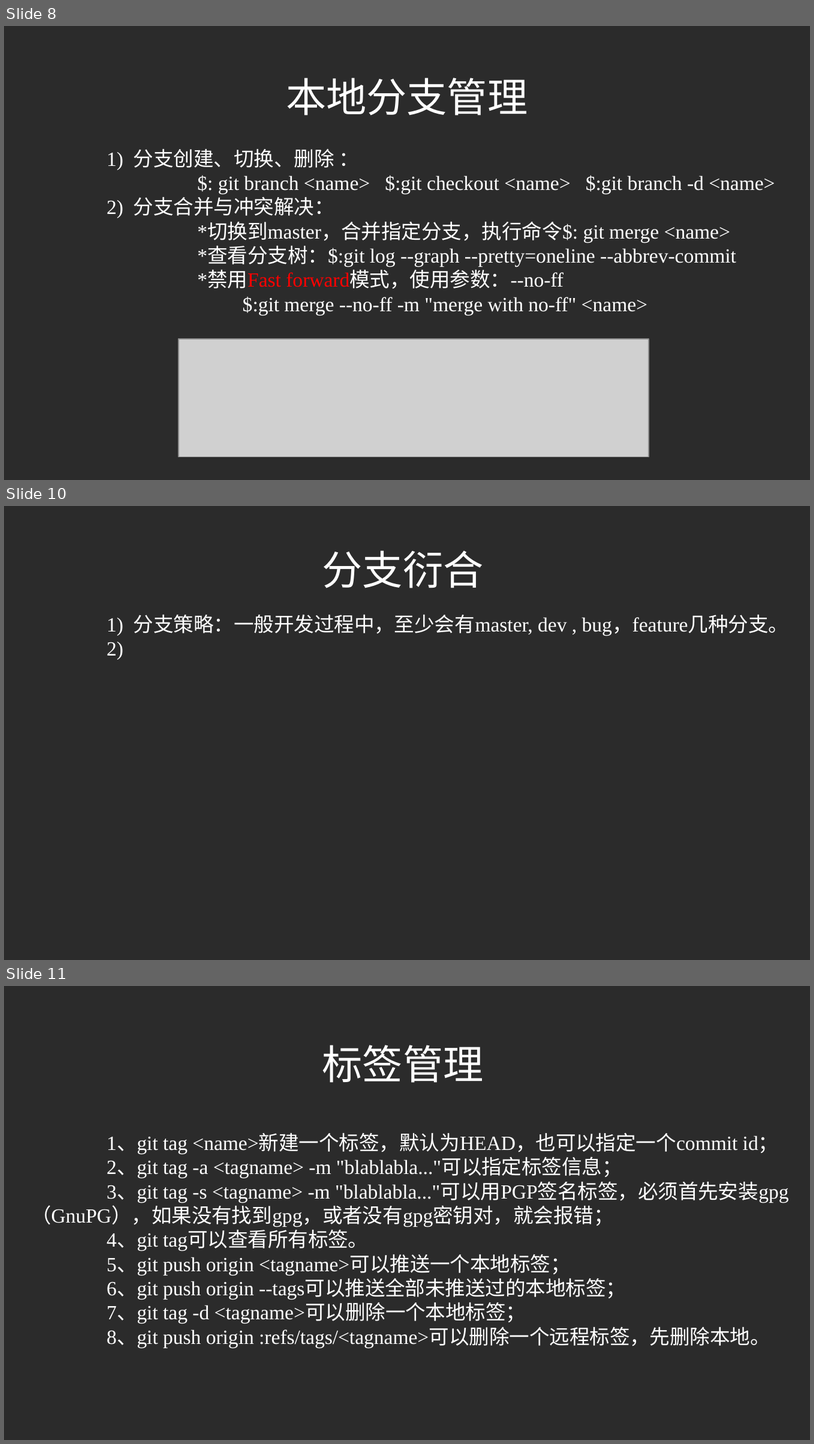
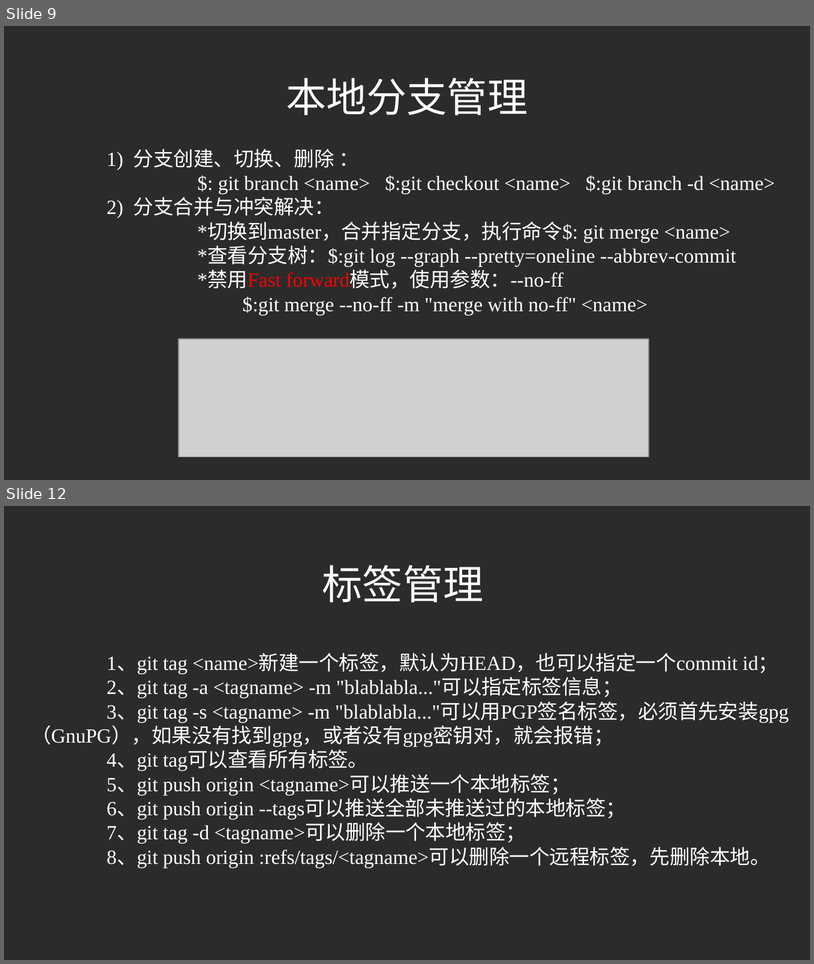
Before and after one commit to liuchangfa/workplace, a slide deck: training/Git/Git.ppt. Shown one above the other, each under a label of ours: slides 8, 10 and 11 before the commit, slides 9 and 12 after it; the slides between them are not shown. The pictures are 814x1444 and 814x964 pixels, drawn with LibreOffice and Linux fonts; fonts in the diff are those of the drawing; grey boxes stand for pictures; background and template pictures are left out; a plain dark background stands for a picture behind light text. Boxes give left, top, right and bottom in pixels: in the first picture for what was removed or moved away, otherwise in the second. Text is boxed around its words. In the diff, an @@ line names an element or a change of style, - is before the commit and + after.

```diff
--- a/training/Git/Git.ppt
+++ b/training/Git/Git.ppt
@@ slide 10 removed at [4,506,810,960], background picture (left out) @@
@@ text removed at [323,550,484,588] @@
-分支衍合
@@ text removed at [107,614,789,660] @@
-1) 分支策略：一般开发过程中，至少会有master, dev , bug，feature几种分支。
-2)
@@ what was slide 8 is now slide 9 @@
@@ what was slide 11 is now slide 12 @@
```
Also in this commit, not shown: 3 slides changed, 8 slides added, 6 other slides removed.
